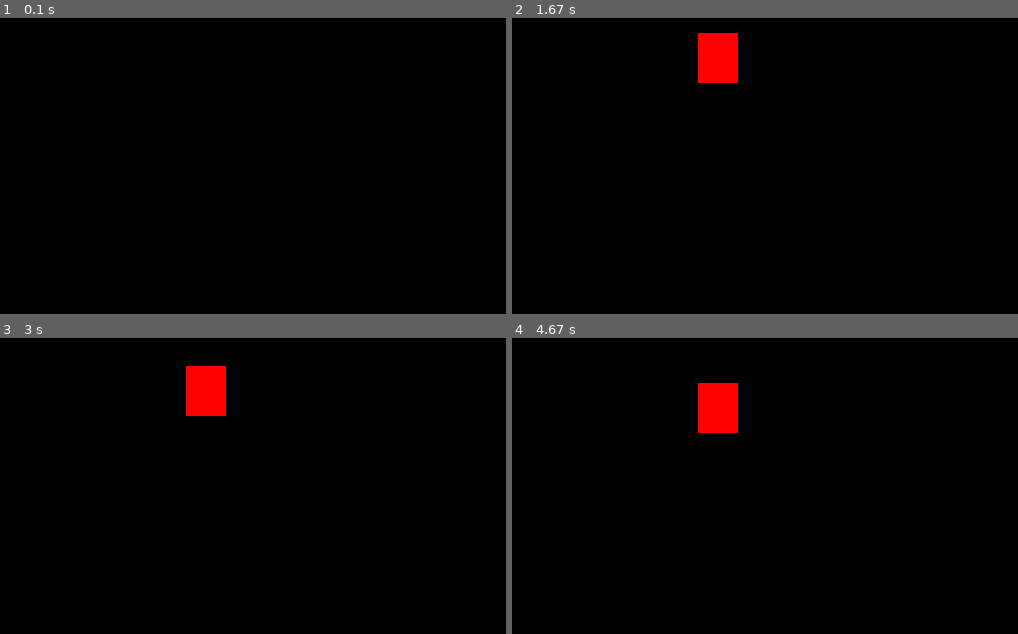
Above: before the commit, frames 1-4 (two rows, left to right).
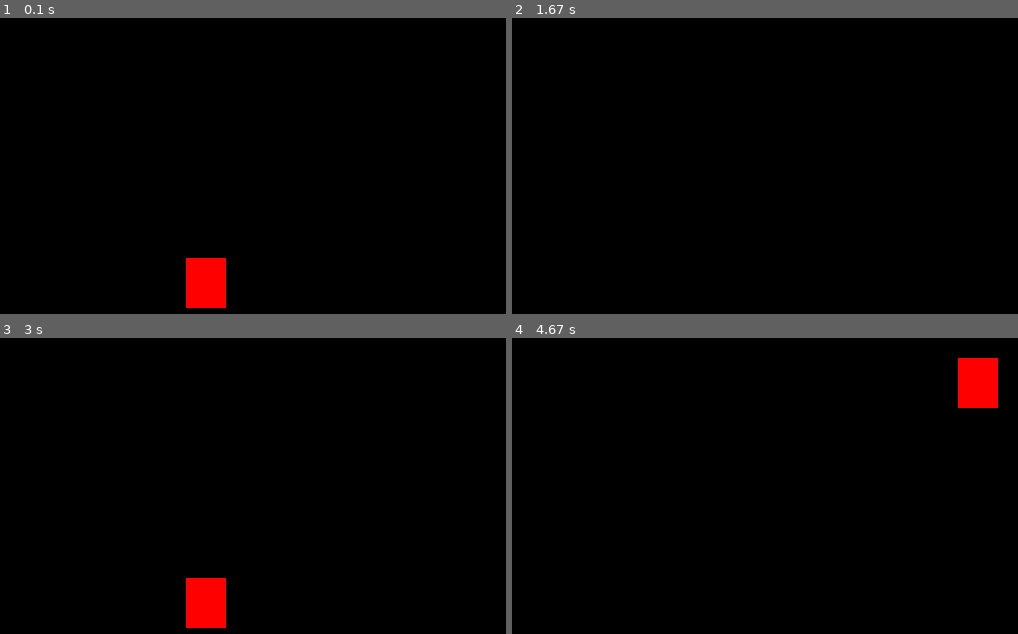
Above: after the commit, the same moments.

Repository: larvakent/Python-pygame
Game: pygame game, started from curso_pygame/aulas_introdutorias/main.py
Same seed, same stepped clock (60 frames per second), same inputs: the game is played once before the commit and once after it.
Inputs:
- Up to frame 1 (0.1 s): no input
- Up to frame 2 (1.67 s): hold D 0.33-0.8 s; hold W 0.83-1.13 s; hold D 1.17-1.63 s
- Up to frame 3 (3 s): hold A 1.67-2.2 s; hold S 2.23-2.53 s; hold A 2.57-2.97 s
- Up to frame 4 (4.67 s): hold W 3-3.37 s; hold D 3.4-4.03 s; hold A from 4.47 s (still down)

The runs differ from the first frame. In frame 1, 1.3% of the frame differs, in the area x 36-45%, y 81-98%; in frame 2, 1.3%; in frame 3, 2.7%, in the area x 36-45%, y 9-98%; in frame 4, 2.7%.

Commit message:
controlling objects

Diff:
--- a/curso_pygame/aulas_introdutorias/main.py
+++ b/curso_pygame/aulas_introdutorias/main.py
@@ -7,23 +7,38 @@
 largura = 640
 altura = 480
 x = largura/2
-y = 0
+y = altura/2
 
 tela = pygame.display.set_mode((largura, altura))
 pygame.display.set_caption("Game")
 relogio = pygame.time.Clock()
 
 while True:
-    relogio.tick(10)
+    relogio.tick(30)
     tela.fill((0,0,0))
     for event in pygame.event.get():
         if event.type == QUIT:
             pygame.quit()
             exit()
+        # if event.type == KEYDOWN:
+        #     if event.key == K_a:
+        #         x-=20
+        #     if event.key == K_d:
+        #         x+=20
+        #     if event.key == K_w:
+        #         y-=20
+        #     if event.key == K_s:
+        #         y+=20
+
+    if pygame.key.get_pressed()[K_a]:
+        x-=20
+    if pygame.key.get_pressed()[K_d]:
+        x+=20
+    if pygame.key.get_pressed()[K_w]:
+        y-=20
+    if pygame.key.get_pressed()[K_s]:
+        y+=20
 
     pygame.draw.rect(tela, (255,0,0), (x,y,40,50))
-    if y >= altura:
-        y = 0
-    y += 1
 
     pygame.display.update()
